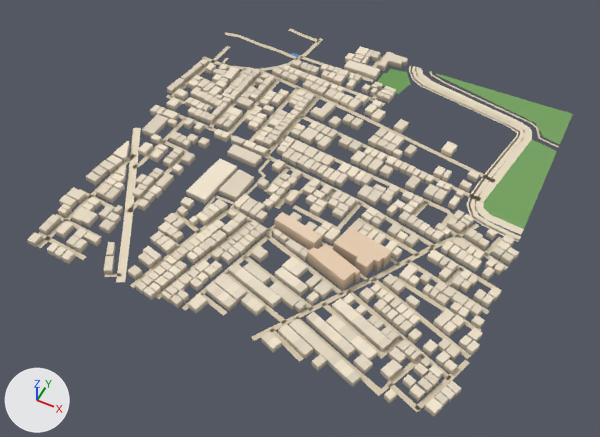
An edit to the glTF model public/assets/bengaluru-region-v1/tiles/t-5_20-l0.glb, drawn before and after from the same camera.
Both versions are drawn from a camera (50 mm lens) standing at (-1948.0, 9589.0, 730.0) and looking at (-2253.0, 10199.0, -31.0). Every picture has the same lights, and +X, +Y and +Z are marked at lower left. The first picture is the older version. Vertices at exactly the same position are counted once.

Script lines for the objects in view, before the commit:
```python
me_building = bpy.data.meshes.new('building')
me_building.from_pydata(...)  # 4848 vertices, 6369 faces; spans x -6.0..506.0, y -6.0..507.0, z 0.0..18.0
me_building.materials.append(mat_building)
me_ground = bpy.data.meshes.new('ground')
me_ground.from_pydata(...)  # 917 vertices, 775 faces; spans x -4.0..503.0, y -3.0..503.0, z 1.0
me_ground.materials.append(mat_ground)
ob_building = bpy.data.objects.new('building', me_building)
ob_building.location = (-2500.0, 10000.0, 0.0)
ob_ground = bpy.data.objects.new('ground', me_ground)
ob_ground.location = (-2500.0, 10000.0, 0.0)
```
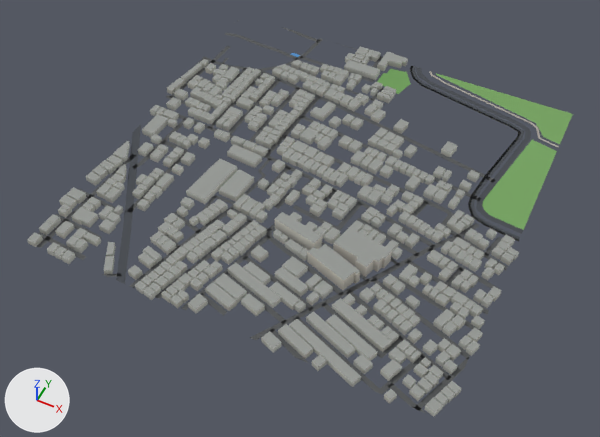
Location of each change, (x1, y1, x2, y2) in pixels of the pictures (600 x 437 px; the box of a moved part takes in the faces that stretch with it):
'ground', reshaped
    before: (37, 28, 573, 412)
    after: (37, 27, 573, 414)
part 1 of me_building, recoloured (darker)
    both: (27, 46, 519, 416)
part 2 of me_ground, rebuilt
    before: (287, 65, 386, 106)
    after: (309, 74, 385, 105)
part 3 of me_ground, moved or reshaped
    before: (289, 28, 532, 412)
    after: (282, 27, 531, 414)
part 4 of me_ground, moved or reshaped
    before: (105, 190, 297, 311)
    after: (102, 189, 297, 310)
part 5 of me_ground, moved or reshaped
    both: (130, 114, 188, 155)
part 6 of me_ground, moved or reshaped
    before: (252, 328, 304, 362)
    after: (250, 328, 308, 363)
part 7 of me_ground, recoloured
    both: (44, 32, 540, 395)

What changed in the scene script:
```text
Change me_building:
    used by ob_building; location = (-2500.0, 10000.0, 0.0)
    remove me_building.from_pydata(...)  # 4848 vertices, 6369 faces; spans x -6.0..506.0, y -6.0..507.0, z 0.0..18.0
    add me_building.from_pydata(...)  # 4848 vertices, 7656 faces; spans x -6.0..506.0, y -6.0..507.0, z 0.0..18.0
    me_building part 1: 6369 kept faces spanning x -6.0..506.0, y -6.0..507.0, z 0.0..18.0 get new vertex colours
Change me_ground:
    used by ob_ground; location = (-2500.0, 10000.0, 0.0)
    remove me_ground.from_pydata(...)  # 917 vertices, 775 faces; spans x -4.0..503.0, y -3.0..503.0, z 1.0
    add me_ground.from_pydata(...)  # 943 vertices, 795 faces; spans x 0.0..500.0, y 0.0..500.0, z 1.0
    me_ground part 2: the loose piece of 12 vertices spanning x 113.0..271.0, y 403.0..423.0, z 1.0 is rebuilt with 12 vertices and now spans x 113.0..271.0, y 404.0..422.0, z 1.0
    me_ground part 3: 11 vertices moved from x 79.0..501.0, y 3.0..503.0, z 1.0 to x 93.0..500.0, y 0.0..500.0, z 1.0; 105 vertices removed from x 78.0..503.0, y -3.0..501.0, z 1.0; 122 vertices added at x 0.0..500.0, y 0.0..500.0, z 1.0
    me_ground part 4: 19 vertices moved from x 104.0..243.0, y -2.0..209.0, z 1.0 to x 109.0..244.0, y 0.0..211.0, z 1.0; 7 vertices removed from x 106.0..210.0, y -2.0..37.0, z 1.0; 12 vertices added at x 101.0..210.0, y 0.0..29.0, z 1.0
    me_ground part 5: 6 vertices removed from x -4.0..24.0, y 195.0..267.0, z 1.0; 8 vertices added at x 0.0..16.0, y 196.0..268.0, z 1.0
    me_ground part 6: 2 vertices moved from x 289.0..294.0, y -2.0..2.0, z 1.0 to x 288.0..295.0, y 0.0, z 1.0; 4 vertices removed from x 325.0..350.0, y -3.0..12.0, z 1.0; 4 vertices added at x 330.0..357.0, y 0.0..10.0, z 1.0
    me_ground part 7: 564 kept faces spanning x 0.0..500.0, y 0.0..500.0, z 1.0 get new vertex colours; the middle colour goes from beige #d7c9ae to dark grey #535556
    other edits to the shape of me_ground do not show in these pictures
```
